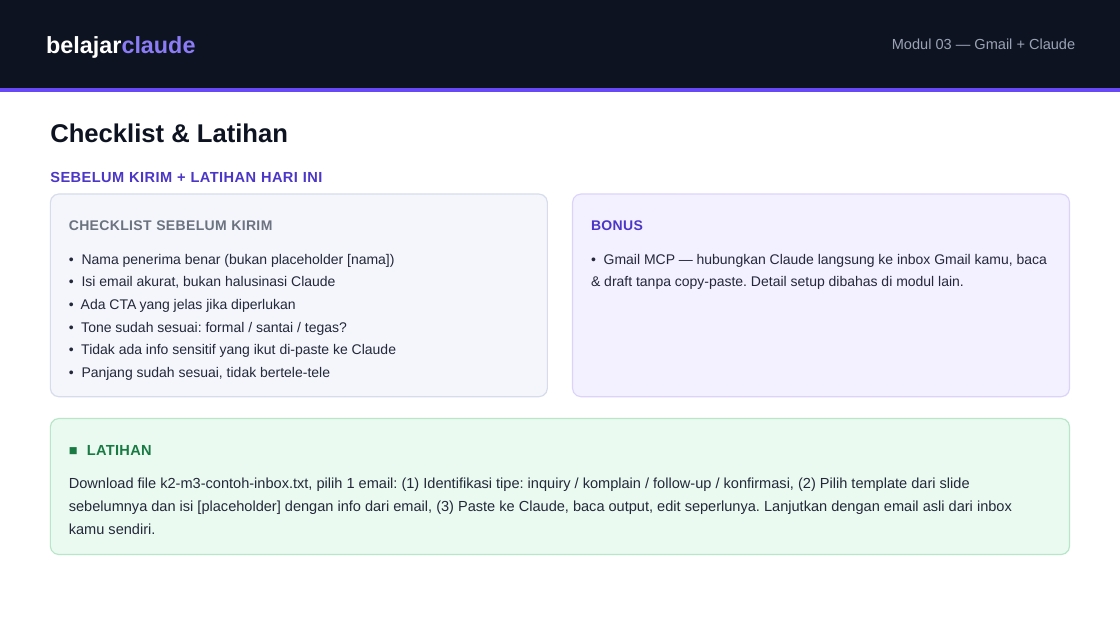
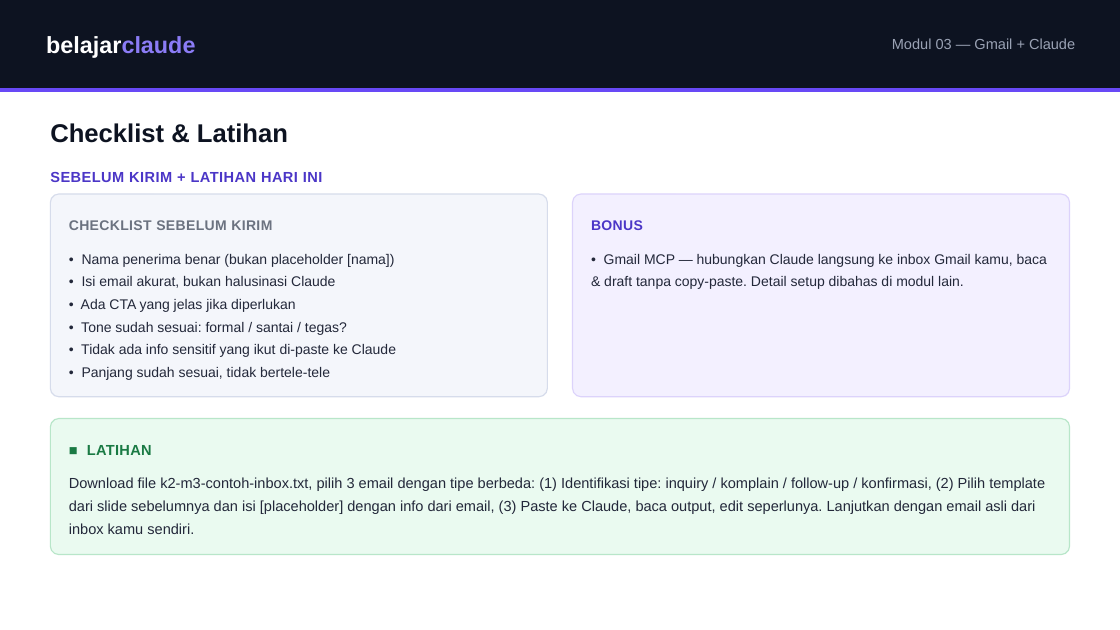
Before and after one commit to juliautomo/belajar-claude, a slide deck: slide 4 of K2-Produktivitas/M03-Gmail-Claude/K2-M03-Gmail-Claude.pptx. Drawn at 1120x630 pixels with LibreOffice and Linux fonts; fonts in the diff are those of the drawing. Boxes give left, top, right and bottom in pixels: in the first picture for what was removed or moved away, otherwise in the second. Text is boxed around its words. In the diff, an @@ line names an element or a change of style, - is before the commit and + after.

Commit message:
K2 M3: fix PPT latihan email count (1->3) and Contoh Prompt text to match HTML/PDF; align Level Up section structure (Kapan Dipakai label) across all formats; move MCP Connector bonus to bottom in HTML/PDF

```diff
--- a/K2-Produktivitas/M03-Gmail-Claude/K2-M03-Gmail-Claude.pptx
+++ b/K2-Produktivitas/M03-Gmail-Claude/K2-M03-Gmail-Claude.pptx
@@ text at box(69, 477, 1045, 534): text changed @@
-Download file k2-m3-contoh-inbox.txt, pilih 1 email: (1) Identifikasi tipe: inquiry / komplain / follow-up / konfirmasi, (2) Pilih template dari slide sebelumnya dan isi [placeholder] dengan info dari email, (3) Paste ke Claude, baca output, edit seperlunya. Lanjutkan dengan email asli dari inbox kamu sendiri.
+Download file k2-m3-contoh-inbox.txt, pilih 3 email dengan tipe berbeda: (1) Identifikasi tipe: inquiry / komplain / follow-up / konfirmasi, (2) Pilih template dari slide sebelumnya dan isi [placeholder] dengan info dari email, (3) Paste ke Claude, baca output, edit seperlunya. Lanjutkan dengan email asli dari inbox kamu sendiri.
```
Also in this commit, not shown: 1 other slide changed, 1 other file.
